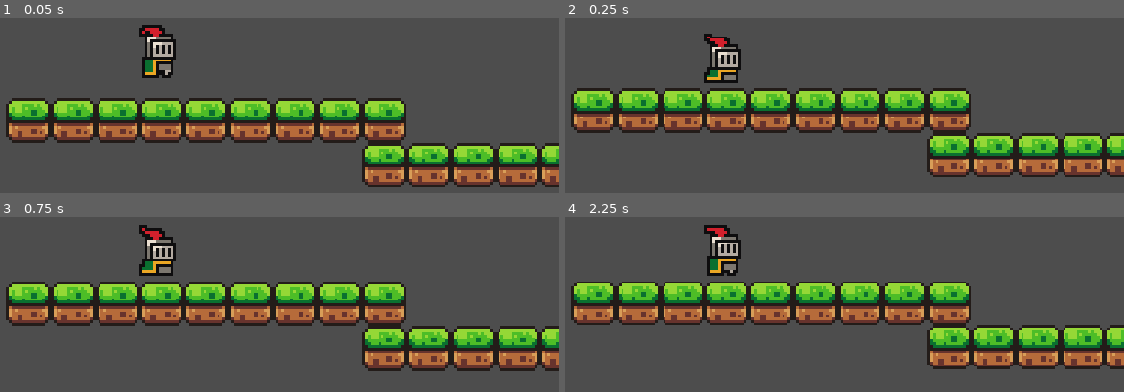
Above: before the commit, frames 1-4 (two rows, left to right).
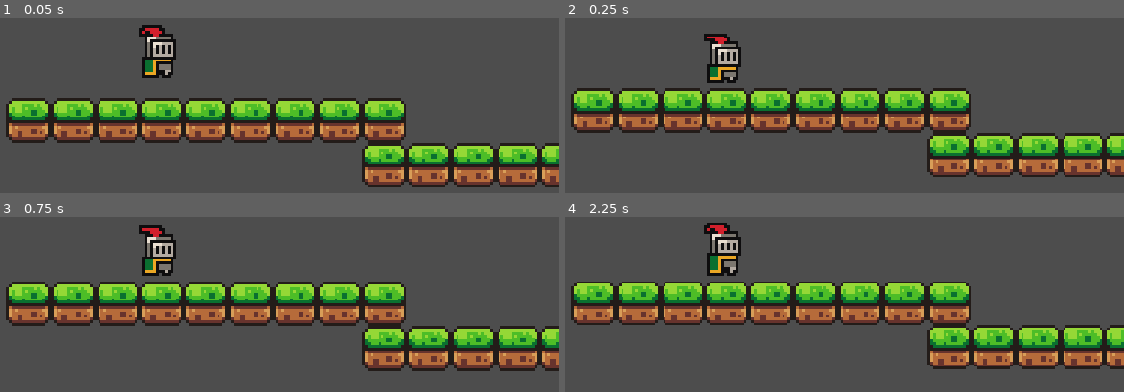
Above: after the commit, the same moments.

Repository: HarryShanks/First-Game
Game: Godot game, scene res://Scenes/game.tscn
The game is run twice, just before and just after one commit, with the same random seed, the same clock (stepped at 60 frames per second) and the same inputs.
Inputs:
- Up to frame 1 (0.05 s): no input
- Up to frame 2 (0.25 s): no input
- Up to frame 3 (0.75 s): no input
- Up to frame 4 (2.25 s): tap Enter at 2 s

Frame 1 is identical in both runs. In frame 2, 0.7% of the frame differs, in the area x 24-32%, y 9-38%; in frame 3, 0.8%, in the area x 24-32%, y 4-34%; in frame 4, 0.7%.

Commit message:
Update game.tscn

Diff:
--- a/Scenes/game.tscn
+++ b/Scenes/game.tscn
@@ -603,7 +603,7 @@
 sprite_frames = SubResource("SpriteFrames_nfm0u")
 animation = &"Idle"
 autoplay = "Idle"
-frame_progress = 0.5187005
+frame_progress = 0.007935226
 
 [node name="CollisionShape2D" type="CollisionShape2D" parent="Level 1/Player" unique_id=1342141354]
 position = Vector2(-441, 36)
